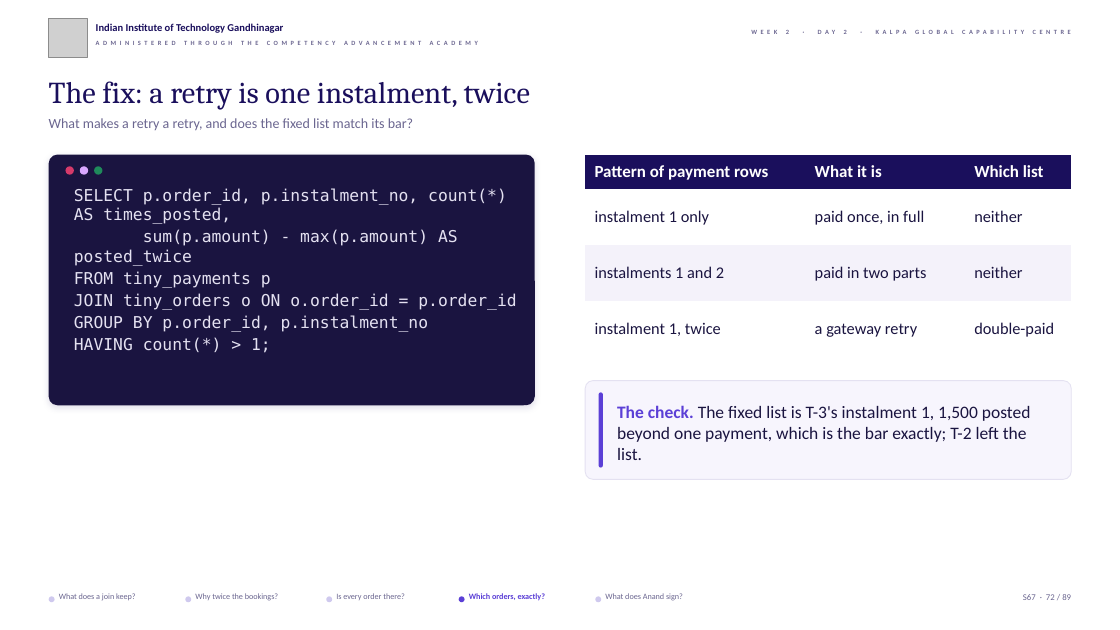
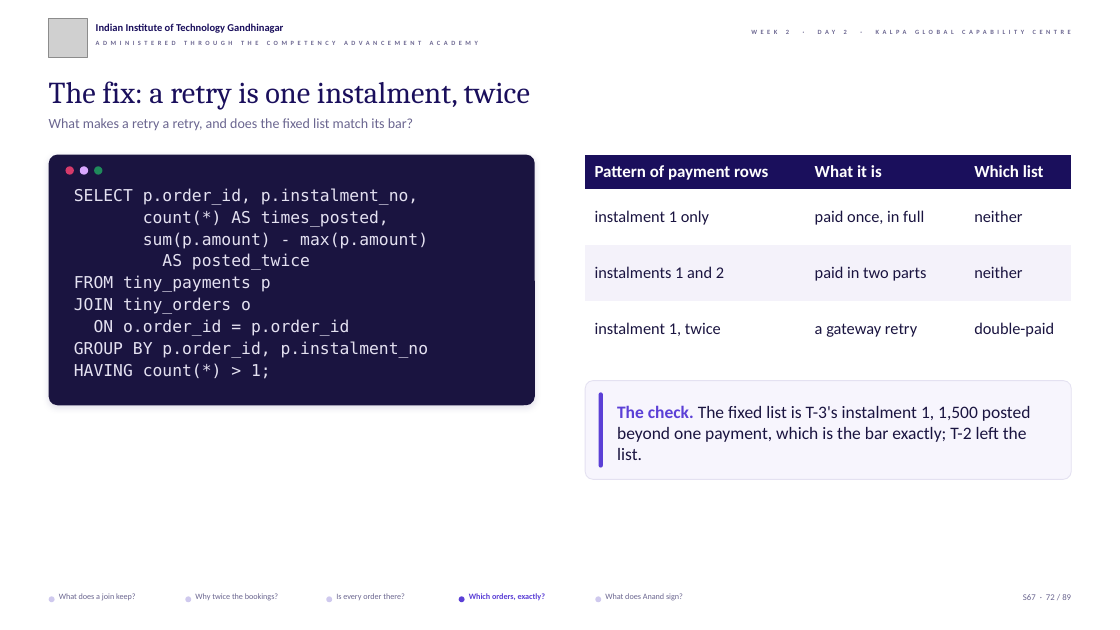
Before and after one commit to fde-academy-lab/c2-content-factory, a slide deck: slide 72 of content/W02/D2/slides/C2_W02_D02_half1_STUDENT.pptx. Drawn at 1120x630 pixels with LibreOffice and Linux fonts; fonts in the diff are those of the drawing; grey boxes stand for pictures; background and template pictures are left out. Boxes give left, top, right and bottom in pixels: in the first picture for what was removed or moved away, otherwise in the second. Text is boxed around its words. In the diff, an @@ line names an element or a change of style, - is before the commit and + after.

```diff
--- a/content/W02/D2/slides/C2_W02_D02_half1_STUDENT.pptx
+++ b/content/W02/D2/slides/C2_W02_D02_half1_STUDENT.pptx
@@ text at (74,188,428,270): text changed @@
-SELECT p.order_id, p.instalment_no, count(*) AS times_posted,
-sum(p.amount) - max(p.amount) AS posted_twice
+SELECT p.order_id, p.instalment_no,
+count(*) AS times_posted,
+sum(p.amount) - max(p.amount)
+AS posted_twice
@@ text at (74,297,349,336): text changed @@
-JOIN tiny_orders o ON o.order_id = p.order_id
+JOIN tiny_orders o
+ON o.order_id = p.order_id
```
Also in this commit, not shown: 36 other slides changed, 26 other files.
